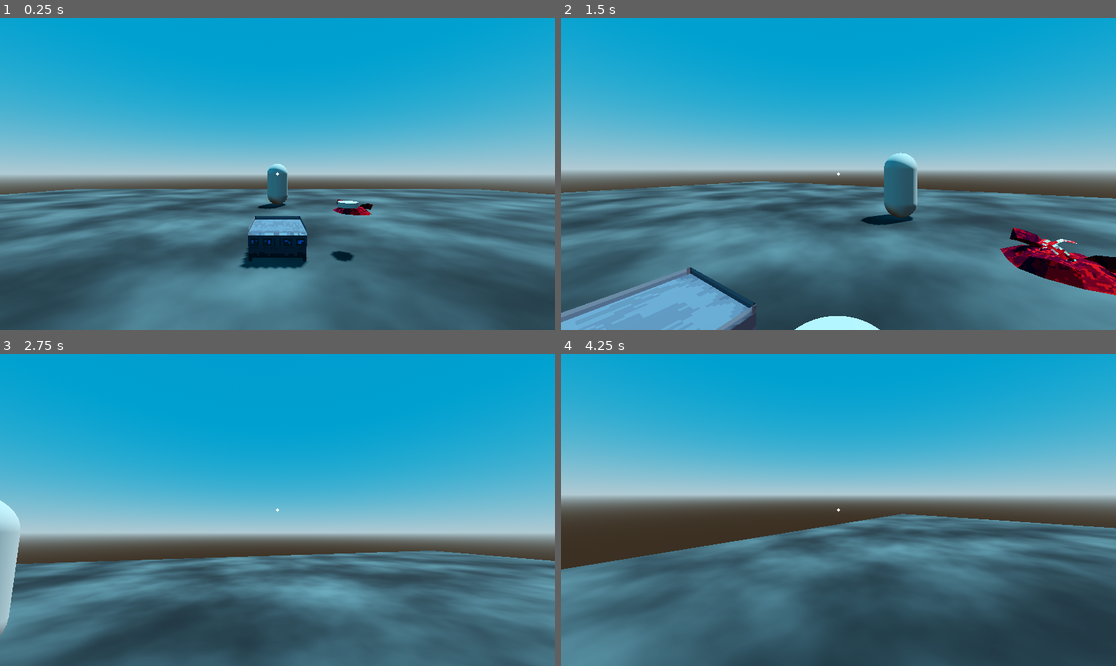
Above: before the commit, frames 1-4 (two rows, left to right).
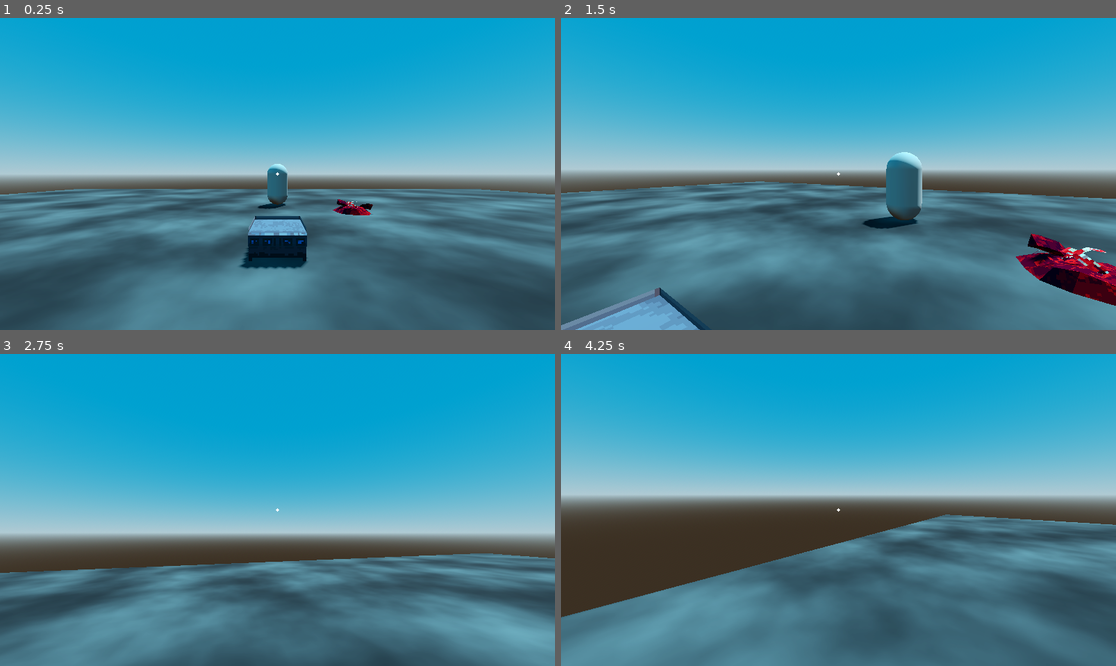
Above: after the commit, the same moments.

Repository: ZsoltHevesi/spooky-cooking-sim
Game: Godot game, scene res://3d_cooking/worlds/restaurant.tscn
Two runs of this game, one before a commit and one after it. Both use one fixed random seed, a clock stepped at 60 frames per second and the inputs below.
Inputs (mouse positions are in pixels of both pictures, inside the frame that each line leads up to):
- Up to frame 1 (0.25 s): no input
- Up to frame 2 (1.5 s): tap Enter at 0.5 s; move the mouse to (866, 174) at 0.52 s; press the mouse at (866, 174) at 0.53 s; hold W (move_forward) from 0.53 s (still down); move the mouse to (810, 174) at 1.27 s; release the mouse at (810, 174) at 1.28 s; click (810, 174) at 1.35 s
- Up to frame 3 (2.75 s): keep holding W (move_forward); move the mouse to (288, 503) at 2.02 s; press the mouse at (288, 503) at 2.03 s
- Up to frame 4 (4.25 s): keep holding W (move_forward); move the mouse to (832, 516) at 2.77 s; release the mouse at (832, 516) at 2.78 s; click (832, 516) at 2.85 s; move the mouse to (877, 513) at 3.52 s; press the mouse at (877, 513) at 3.53 s

The runs differ from the first frame. In frame 1, 0.2% of the frame differs, in the area x 59-65%, y 58-79%; in frame 2, 8.1%; in frame 3, 20%; in frame 4, 26%, in the area x 0-100%, y 51-100%.

Commit message:
it is now possible to spawn burger bun on the stove

Diff:
--- a/3d_cooking/worlds/restaurant.tscn
+++ b/3d_cooking/worlds/restaurant.tscn
@@ -1,7 +1,6 @@
-[gd_scene load_steps=16 format=3 uid="uid://dlfrjnwd65y4m"]
+[gd_scene load_steps=15 format=3 uid="uid://dlfrjnwd65y4m"]
 
 [ext_resource type="PackedScene" uid="uid://i0wpxhmxkq6p" path="res://player/player.tscn" id="1_3xlh7"]
-[ext_resource type="PackedScene" uid="uid://t6g25kc7neum" path="res://_Scenes/burger_top_bun.tscn" id="1_hfn3w"]
 [ext_resource type="PackedScene" uid="uid://dkvtpsehkkh4g" path="res://_Scenes/stove.tscn" id="5_emdev"]
 [ext_resource type="Texture2D" uid="uid://da1ialtmpd7ys" path="res://_Assets/Objects/spookjam_meat_red.png" id="5_tu4q5"]
 [ext_resource type="ArrayMesh" uid="uid://bngvw3p5taqux" path="res://_Assets/Objects/spookjam_meat_pile_red.obj" id="6_2pidn"]
@@ -45,11 +44,6 @@
 
 [node name="world" type="Node3D"]
 
-[node name="BurgerTopBun" parent="." instance=ExtResource("1_hfn3w")]
-transform = Transform3D(1, 0, 0, 0, 1, 0, 0, 0, 1, 1.42162, 0.935402, -4.10153)
-collision_layer = 4
-collision_mask = 7
-
 [node name="WorldEnvironment" type="WorldEnvironment" parent="."]
 environment = SubResource("Environment_r8jb6")
 
--- a/_Scenes/stove.gd
+++ b/_Scenes/stove.gd
@@ -1,9 +1,22 @@
 extends Interactible
 @onready var camera_3d: Camera3D = $Camera3D
+@onready var stove_menu: Control = $stove_menu
+@onready var stove: StaticBody3D = $"."
+
+var top_bun = load("res://_Scenes/burger_top_bun.tscn")
+var top_bun_instance
 
 
 
 func _on_interacted(body: Variant) -> void:
 	camera_3d.current = true
 	Input.mouse_mode = Input.MOUSE_MODE_VISIBLE
+	stove_menu.visible = true
 	get_node("../player").hud.visible = false
+
+func _on_button_pressed() -> void:
+	top_bun_instance = top_bun.instantiate()
+	top_bun_instance.position = stove.position
+	top_bun_instance.position.y = 0.6
+	top_bun_instance.transform.basis = stove.transform.basis
+	stove.add_child(top_bun_instance)
--- a/_Scenes/stove.tscn
+++ b/_Scenes/stove.tscn
@@ -30,4 +30,28 @@
 [node name="Camera3D" type="Camera3D" parent="."]
 transform = Transform3D(-4.37114e-08, 0.573576, -0.819152, 0, 0.819152, 0.573576, 1, 2.50718e-08, -3.58063e-08, -0.75, 1, 0)
 
+[node name="stove_menu" type="Control" parent="."]
+visible = false
+layout_mode = 3
+anchors_preset = 15
+anchor_right = 1.0
+anchor_bottom = 1.0
+grow_horizontal = 2
+grow_vertical = 2
+mouse_filter = 1
+
+[node name="Button" type="Button" parent="stove_menu"]
+layout_mode = 1
+anchors_preset = 4
+anchor_top = 0.5
+anchor_bottom = 0.5
+offset_top = -4.0
+offset_right = 8.0
+offset_bottom = 4.0
+grow_vertical = 2
+mouse_filter = 1
+theme_override_font_sizes/font_size = 30
+text = "Place Top Bun"
+
 [connection signal="interacted" from="." to="." method="_on_interacted"]
+[connection signal="pressed" from="stove_menu/Button" to="." method="_on_button_pressed"]
